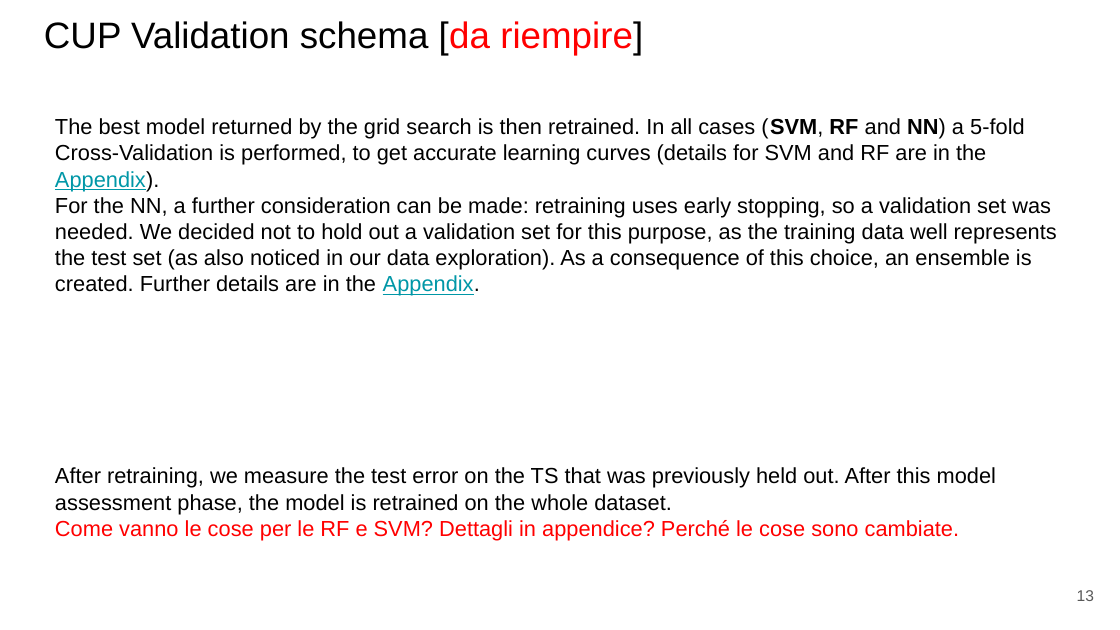
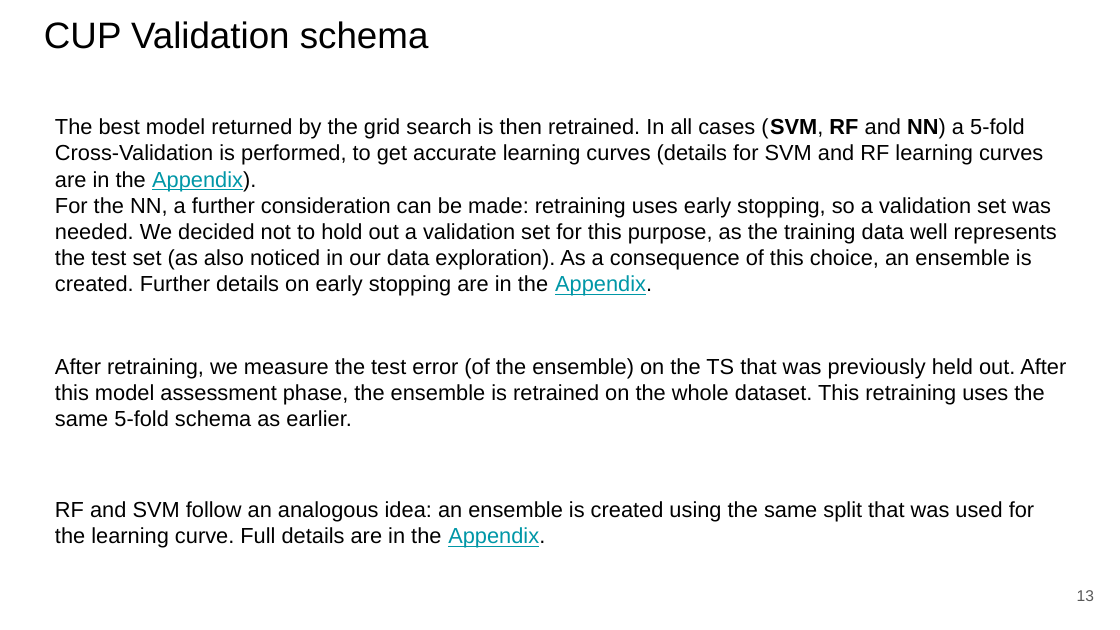
Before and after one commit to paolo-junior-mollica/machine-learning-project, a slide deck: slide 13 of relazione/ML-2023-PRJ-Slides-Demo.pptx. Drawn at 1120x630 pixels with LibreOffice and Linux fonts; fonts in the diff are those of the drawing. Boxes give left, top, right and bottom in pixels: in the first picture for what was removed or moved away, otherwise in the second. Text is boxed around its words. In the diff, an @@ line names an element or a change of style, - is before the commit and + after.

Commit message:
Update presentazione: validation schema per la CUP (tra corpo della presentazione e appendice)

```diff
--- a/relazione/ML-2023-PRJ-Slides-Demo.pptx
+++ b/relazione/ML-2023-PRJ-Slides-Demo.pptx
@@ title at bbox=[44, 21, 429, 49]: text changed @@
-CUP Validation schema [da riempire]
+CUP Validation schema
@@ text at bbox=[55, 118, 1057, 296]: text changed @@
-The best model returned by the grid search is then retrained. In all cases (SVM, RF and NN) a 5-fold Cross-Validation is performed, to get accurate learning curves (details for SVM and RF are in the Appendix).
-For the NN, a further consideration can be made: retraining uses early stopping, so a validation set was needed. We decided not to hold out a validation set for this purpose, as the training data well represents the test set (as also noticed in our data exploration). As a consequence of this choice, an ensemble is created. Further details are in the Appendix.
+The best model returned by the grid search is then retrained. In all cases (SVM, RF and NN) a 5-fold Cross-Validation is performed, to get accurate learning curves (details for SVM and RF learning curves are in the Appendix).
+For the NN, a further consideration can be made: retraining uses early stopping, so a validation set was needed. We decided not to hold out a validation set for this purpose, as the training data well represents the test set (as also noticed in our data exploration). As a consequence of this choice, an ensemble is created. Further details on early stopping are in the Appendix.
@@ text at bbox=[55, 358, 1066, 427]: text changed @@
-After retraining, we measure the test error on the TS that was previously held out. After this model assessment phase, the model is retrained on the whole dataset.
-Come vanno le cose per le RF e SVM? Dettagli in appendice? Perché le cose sono cambiate.
+After retraining, we measure the test error (of the ensemble) on the TS that was previously held out. After this model assessment phase, the ensemble is retrained on the whole dataset. This retraining uses the same 5-fold schema as earlier.
@@ text added at bbox=[55, 501, 1034, 548], 14 pt, text #000000 @@
+RF and SVM follow an analogous idea: an ensemble is created using the same split that was used for the learning curve. Full details are in the Appendix.
```
Also in this commit, not shown: 9 other slides changed, 2 slides added, 1 slide removed.
